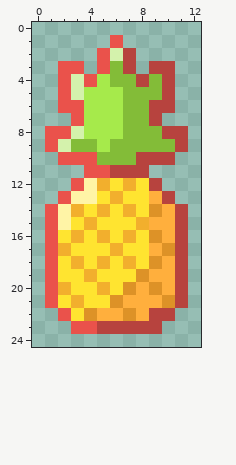
Pixel-art sprite: images/coin-animation 1-000.png. The first picture shows the starting point.
The file is 13x25 pixels.
The same view after the edit:
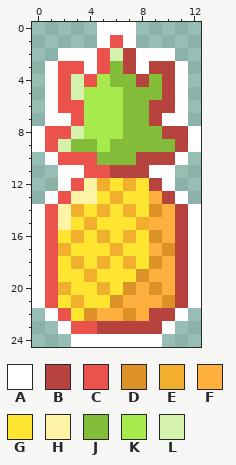
Palette (. is transparent): A #ffffff  B #b7433e  C #ea524b  D #dd9227  E #f2af2d  F #ffaf3d  G #ffe430  H #fff4a6  J #83bc38  K #a6ea4b  L #d4f2ac
Changes in this commit:
Changed rows in their new state; - is an unchanged pixel.
first column x 0:
 0 -----AAA-----
 1 -----A-A-----
 2 --AAA---AAA--
 3 -A--A---A--A-
 4 -A---------A-
 5 -A---------A-
 6 -A---------A-
 7 -AA-------AA-
 8 A-----------A
 9 A-----------A
10 -A---------A-
11 --AA-----AA--
12 --A-------A--
13 -A---------A-
14 A-----------A
15 A-----------A
16 A-----------A
17 A-----------A
18 A-----------A
19 A-----------A
20 A-----------A
21 A-----------A
22 -A---------A-
23 --A-------A--
24 ---AAAAAAA---
